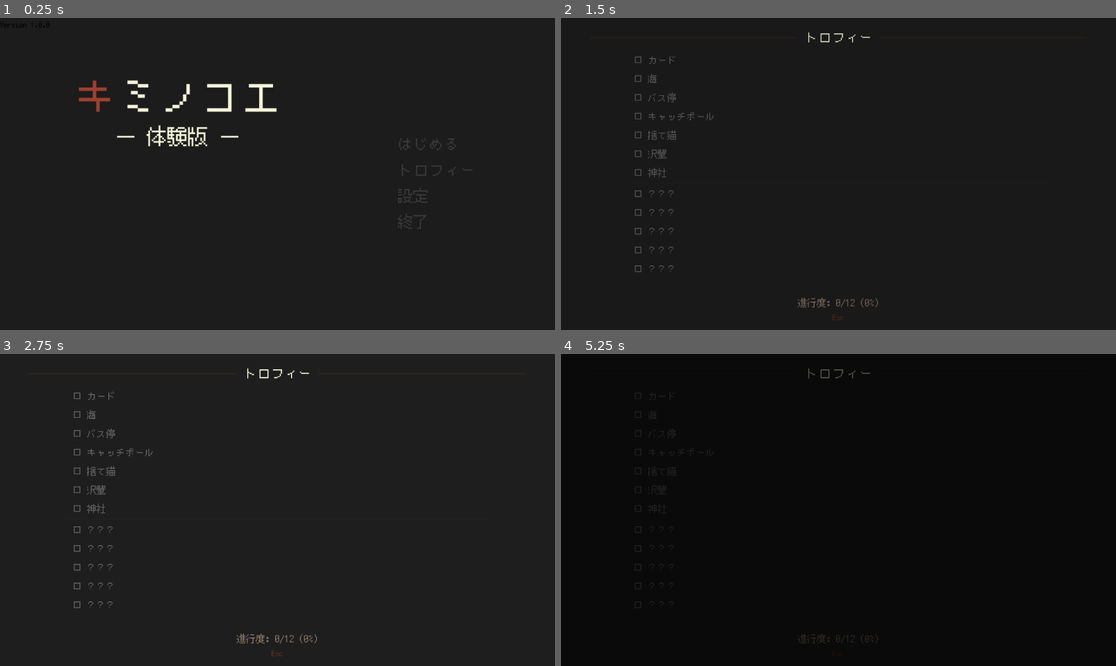
Above: before the commit, frames 1-4 (two rows, left to right).
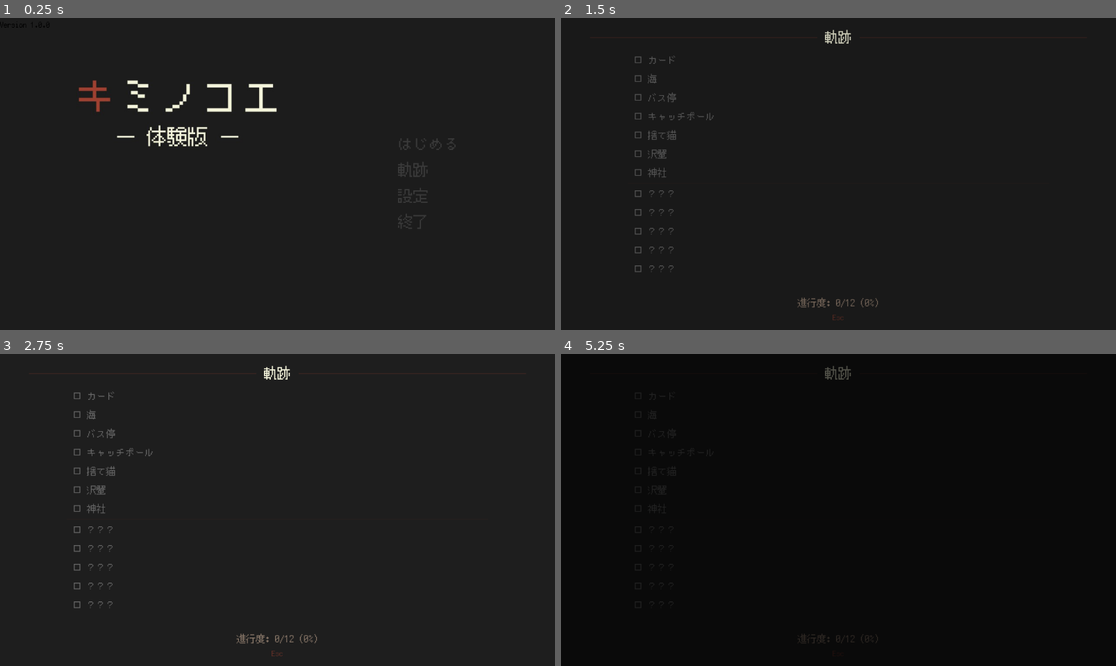
Above: after the commit, the same moments.

Repository: azukigame-s/kiminokoe
Game: Godot game, scene res://scenes/title_scene.tscn
Two runs of this game, one before a commit and one after it. Both use one fixed random seed, a clock stepped at 60 frames per second and the inputs below.
Inputs (mouse positions are in pixels of both pictures, inside the frame that each line leads up to):
- Up to frame 1 (0.25 s): no input
- Up to frame 2 (1.5 s): click "トロフィー" (after the commit: "軌跡") at 0.5 s; tap Enter at 1.25, 1.35 s; move the mouse to (960, 158) at 1.27 s; hold D from 1.28 s (still down); click (960, 158) at 1.42 s
- Up to frame 3 (2.75 s): tap Space at 1.52, 2, 2.27 s; move the mouse to (166, 525) at 2.02 s; release D at 2.03 s; hold Down from 2.03 s (still down); tap B at 2.1 s
- Up to frame 4 (5.25 s): tap Enter at 2.75, 4.25 s; move the mouse to (894, 441) at 2.77 s; release Down at 2.78 s; hold D 2.78-3.53 s; tap C at 2.85 s; tap Space at 3.5, 3.77, 4.52 s; move the mouse to (810, 572) at 3.52 s; hold Up 3.53-4.28 s; tap E at 3.6 s; click (810, 572) at 3.67 s; move the mouse to (1005, 556) at 4.27 s; hold A from 4.28 s (still down); tap L at 4.35 s; tap Escape at 4.9 s; move the mouse to (672, 463) at 5.02 s; tap T at 5.1 s

The runs differ from the first frame. In frame 1, less than 0.1% of the frame differs, in the area x 71-86%, y 46-51%; in frame 2, 0.2%; in frame 3, 0.2%, in the area x 44-56%, y 3-9%; in frame 4, 0.1%.

Commit message:
🚸 各種メニューの命名をゲーム世界観に沿ったものに変更

Diff:
--- a/scripts/title_scene.gd
+++ b/scripts/title_scene.gd
@@ -68,7 +68,7 @@
 		continue_button.visible = false
 
 	if trophy_button:
-		trophy_button.text = "トロフィー"
+		trophy_button.text = "軌跡"
 		trophy_button.pressed.connect(_on_trophy_button_pressed)
 		UIStyleHelper.style_title_button(trophy_button)
 
--- a/scripts/ui/bottom_menu.gd
+++ b/scripts/ui/bottom_menu.gd
@@ -2,7 +2,7 @@
 class_name BottomMenu
 
 ## ゲーム画面下部メニュー
-## ログ / スキップ / メニュー の3ボタンを常設表示する
+## 足跡 / 早歩き / 一息 の3ボタンを常設表示する
 
 signal log_pressed
 signal skip_pressed
@@ -40,11 +40,11 @@
 	_log_button.pressed.connect(func(): log_pressed.emit())
 	_container.add_child(_log_button)
 
-	_skip_button = _create_button("スキップ")
+	_skip_button = _create_button("早歩き")
 	_skip_button.pressed.connect(func(): skip_pressed.emit())
 	_container.add_child(_skip_button)
 
-	_menu_button = _create_button("メニュー")
+	_menu_button = _create_button("一息")
 	_menu_button.pressed.connect(func(): menu_pressed.emit())
 	_container.add_child(_menu_button)
 
--- a/scripts/ui/pause_menu.gd
+++ b/scripts/ui/pause_menu.gd
@@ -91,7 +91,7 @@
 	hint.offset_bottom = -12
 	add_child(hint)
 
-## タイトルエリア（装飾線 ── メニュー ── の形）
+## タイトルエリア（装飾線 ── 一息 ── の形）
 func _build_title_area():
 	var title_container = HBoxContainer.new()
 	title_container.set_anchors_preset(Control.PRESET_TOP_WIDE)
@@ -108,7 +108,7 @@
 
 	# タイトルテキスト
 	var title = Label.new()
-	title.text = "メニュー"
+	title.text = "一息"
 	title.add_theme_font_size_override("font_size", UIConstants.FONT_SIZE_HEADING)
 	title.add_theme_color_override("font_color", UIConstants.COLOR_TEXT_PRIMARY)
 	title_container.add_child(title)
--- a/scripts/ui/trophy_screen.gd
+++ b/scripts/ui/trophy_screen.gd
@@ -1,6 +1,6 @@
 extends Control
 
-## トロフィー閲覧画面
+## 軌跡閲覧画面
 ## タイトル画面からシーン遷移でアクセス。Escでタイトルに戻る。
 ## メニュー / 足跡と統一した和風デザイン。
 
@@ -84,7 +84,7 @@
 	hint.offset_bottom = -12
 	add_child(hint)
 
-## タイトルエリア（装飾線 ── トロフィー ── の形）
+## タイトルエリア（装飾線 ── 軌跡 ── の形）
 func _build_title_area():
 	var title_container = HBoxContainer.new()
 	title_container.set_anchors_preset(Control.PRESET_TOP_WIDE)
@@ -99,7 +99,7 @@
 	title_container.add_child(_create_rule())
 
 	var title = Label.new()
-	title.text = "トロフィー"
+	title.text = "軌跡"
 	title.add_theme_font_size_override("font_size", UIConstants.FONT_SIZE_HEADING)
 	title.add_theme_color_override("font_color", UIConstants.COLOR_TEXT_PRIMARY)
 	title_container.add_child(title)
Not shown, changed: documents/project_overview.md
